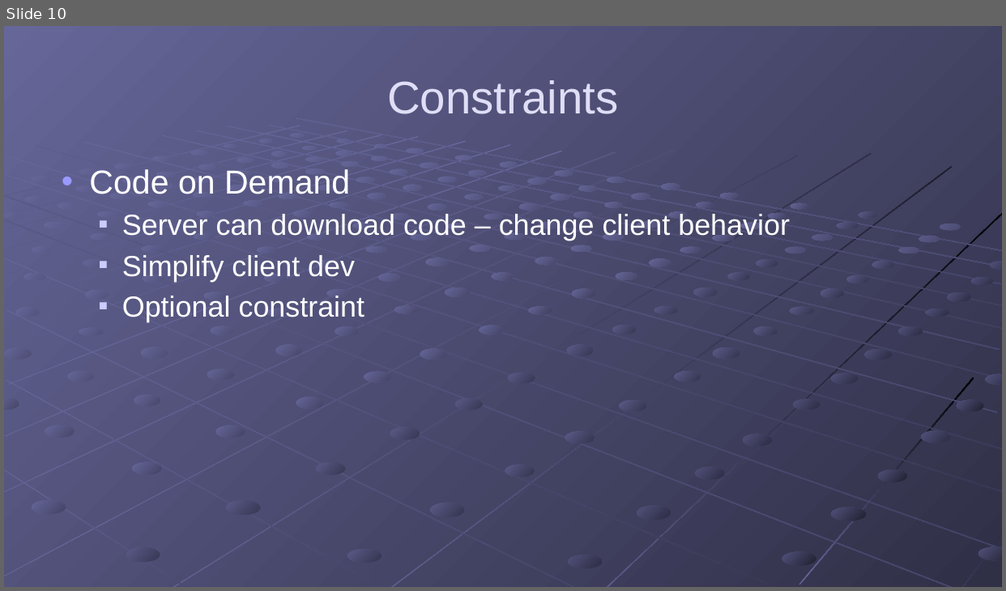
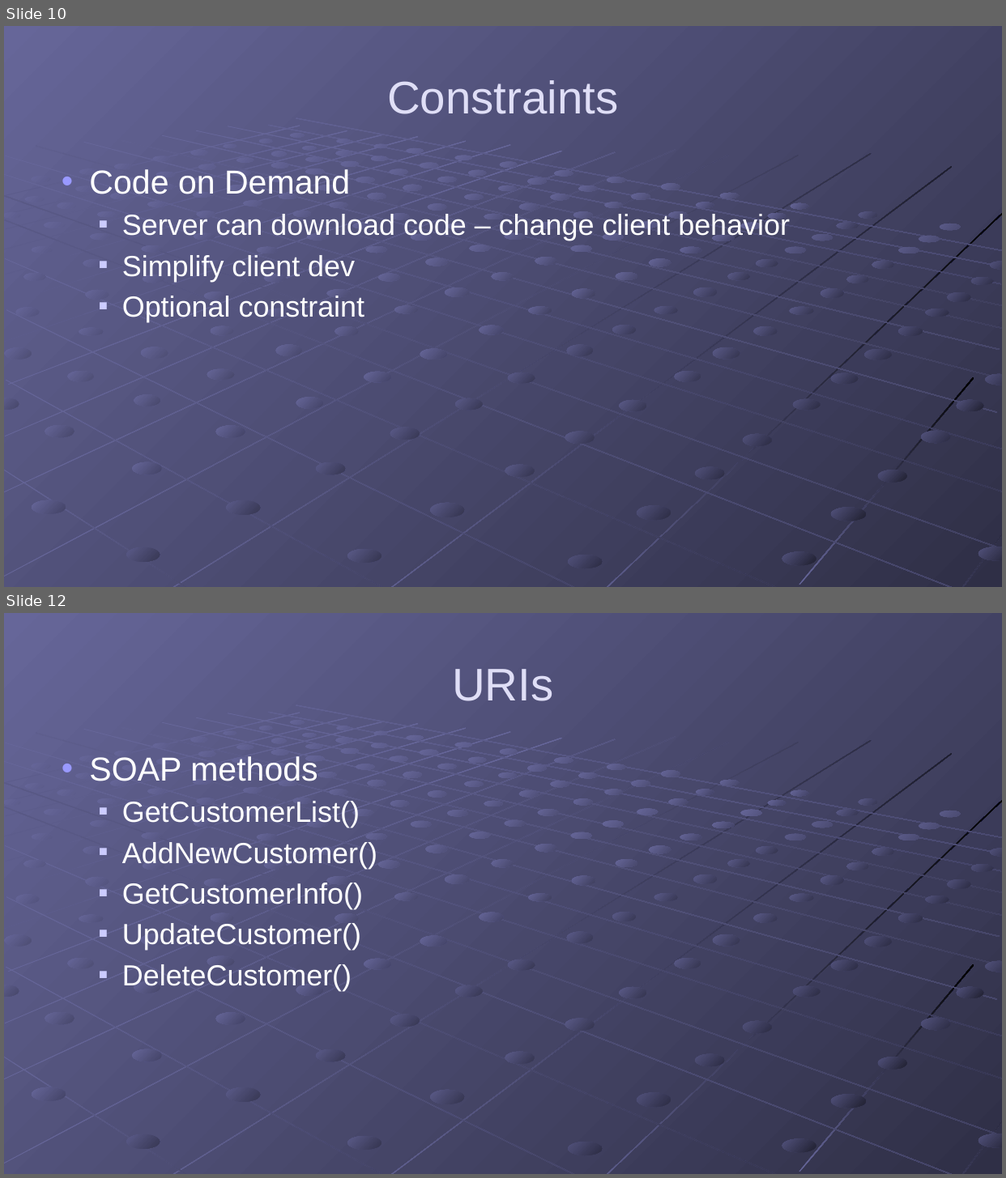
Before and after one commit to gregsohl/RESTFul_API_Presentation, a slide deck: Presentation/RESTful APIs.pptx. Shown one above the other, each under a label of ours: slide 10 before the commit, slides 10 and 12 after it; the slides between them are not shown. The pictures are 1006x591 and 1006x1178 pixels, drawn with LibreOffice and Linux fonts; fonts in the diff are those of the drawing. Boxes give left, top, right and bottom in pixels: in the first picture for what was removed or moved away, otherwise in the second. Text is boxed around its words. In the diff, an @@ line names an element or a change of style, - is before the commit and + after.

Commit message:
Added info on URI format and contrast to SOAP in presentation

```diff
--- a/Presentation/RESTful APIs.pptx
+++ b/Presentation/RESTful APIs.pptx
@@ slide 12 added at (4, 613, 1002, 1174), background gradient #666699 to #49496D; not listed: 215 template elements that a slide beside it also shows @@
@@ title added at (452, 669, 553, 701), 44 pt, text #DFDEF6 @@
+URIs
@@ text added at (89, 756, 377, 991), 28 pt, text #FFFFFF @@
+• SOAP methods
+  ■ GetCustomerList()
+  ■ AddNewCustomer()
+  ■ GetCustomerInfo()
+  ■ UpdateCustomer()
+  ■ DeleteCustomer()
```
Also in this commit, not shown: 1 slide changed, 2 other slides added.
